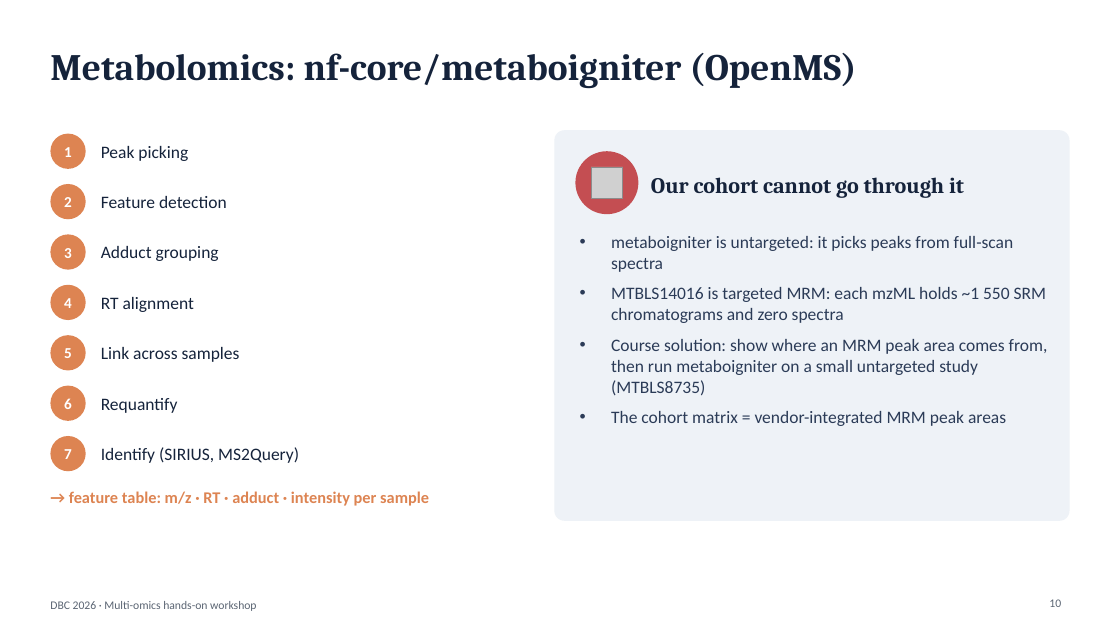
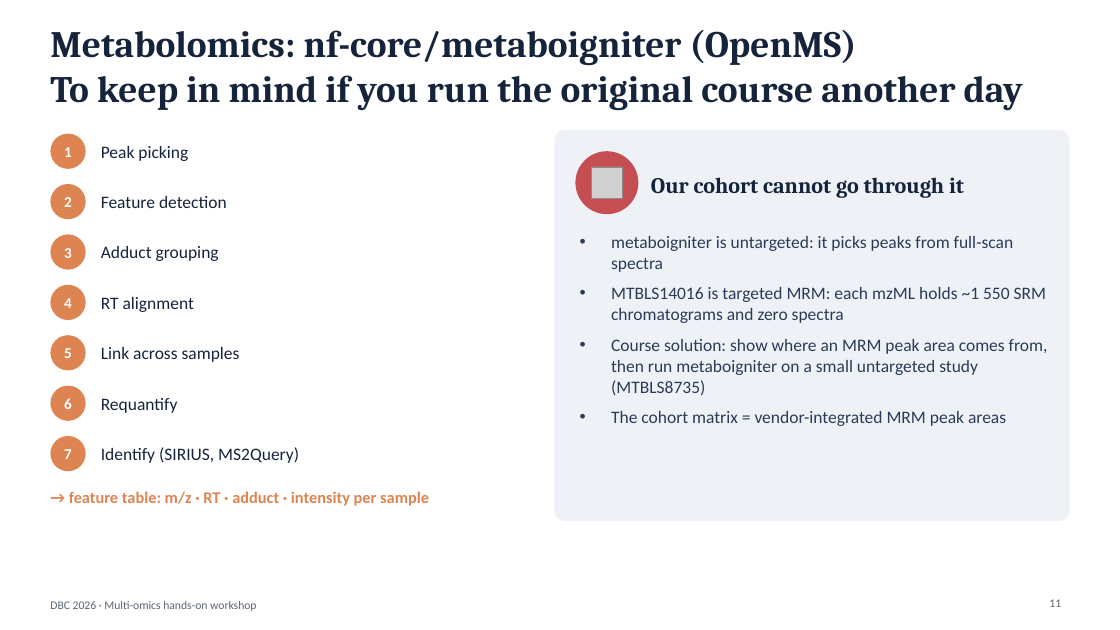
Before and after one commit to biosustain/dsp_multiomics_workshop, a slide deck: slide 11 of slides/01_workshop_introduction.pptx (slide 10 before the commit). Drawn at 1120x630 pixels with LibreOffice and Linux fonts; fonts in the diff are those of the drawing; grey boxes stand for pictures. Boxes give left, top, right and bottom in pixels: in the first picture for what was removed or moved away, otherwise in the second. Text is boxed around its words. In the diff, an @@ line names an element or a change of style, - is before the commit and + after.

```diff
--- a/slides/01_workshop_introduction.pptx
+++ b/slides/01_workshop_introduction.pptx
@@ title at (50,30,1023,111): text changed @@
-Metabolomics: nf-core/metaboigniter (OpenMS)
+Metabolomics: nf-core/metaboigniter (OpenMS)
+To keep in mind if you run the original course another day
@@ page number at (1049,599,1061,607): text changed @@
-10
+11
```
Also in this commit, not shown: 11 other slides changed, 2 slides added, 2 slides removed.
